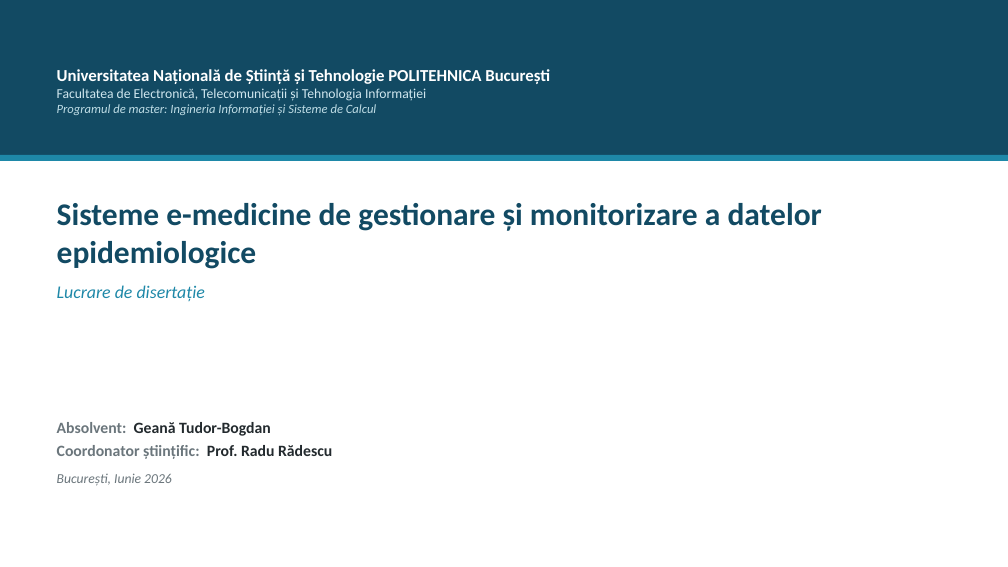
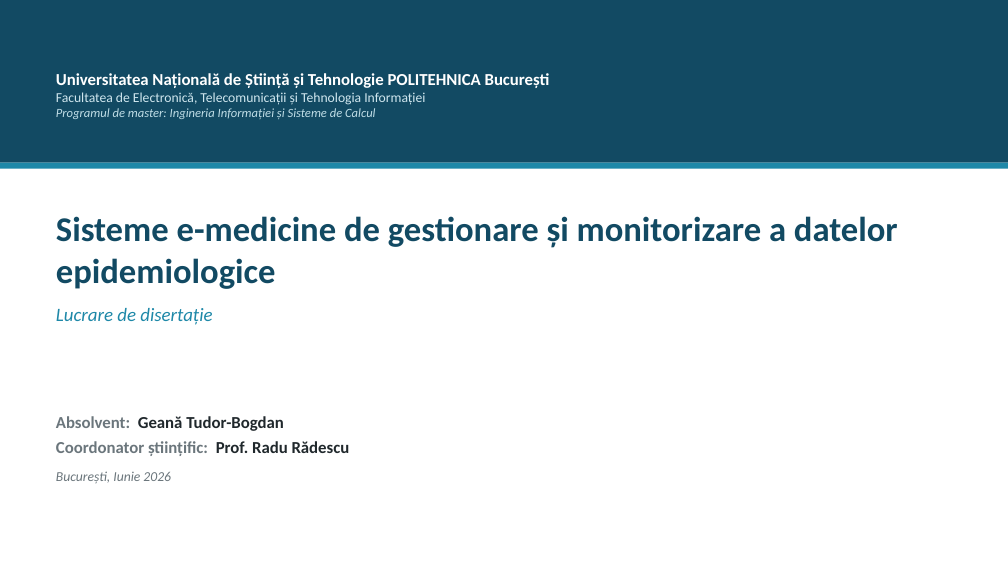
Before and after one commit to MasterProgramerCPU/Teza_Disertatie, a slide deck: slide 1 of docs/Disertatie_prezentare.pptx. Drawn at 1008x567 pixels with LibreOffice and Linux fonts; fonts in the diff are those of the drawing. Boxes give left, top, right and bottom in pixels: in the first picture for what was removed or moved away, otherwise in the second. Text is boxed around its words. In the diff, an @@ line names an element or a change of style, - is before the commit and + after.

```diff
--- a/docs/Disertatie_prezentare.pptx
+++ b/docs/Disertatie_prezentare.pptx
@@ rectangle: place and size @@
-rectangle at (0, 0, 1008, 155)
+rectangle at (0, 0, 1008, 163)
@@ text "Universitatea Națională de Știință și ...": place and size @@
-text "Universitatea Națională de Știință și ..." at (57, 69, 550, 115)
+text "Universitatea Națională de Știință și ..." at (56, 73, 550, 119)
@@ rectangle: place and size @@
-rectangle at (0, 155, 1008, 161)
+rectangle at (0, 163, 1008, 169)
@@ text "Sisteme e-medicine de gestionare și ...": place and size @@
-text "Sisteme e-medicine de gestionare și ..." at (57, 203, 822, 301)
+text "Sisteme e-medicine de gestionare și ..." at (56, 216, 898, 325)
@@ text "Sisteme e-medicine de gestionare și ..." at (56, 216, 898, 325): size 30 to 33 pt in "Sisteme e-medicine de gestionare și monitorizare a ..."; size 17 to 18 pt in "Lucrare de disertație"; more space between paragraphs @@
@@ text "Absolvent: Geană Tudor-Bogdan" at (56, 416, 350, 483): size 15 to 16 pt in "Absolvent: Geană Tudor-Bogdan", "Coordonator științific: Prof. Radu Rădescu"; text colour #232A2E to #20282C in "Geană Tudor-Bogdan", "Prof. Radu Rădescu"; more space between paragraphs @@
```
Also in this commit, not shown: 3 other slides changed, 15 slides added, 13 slides removed.
